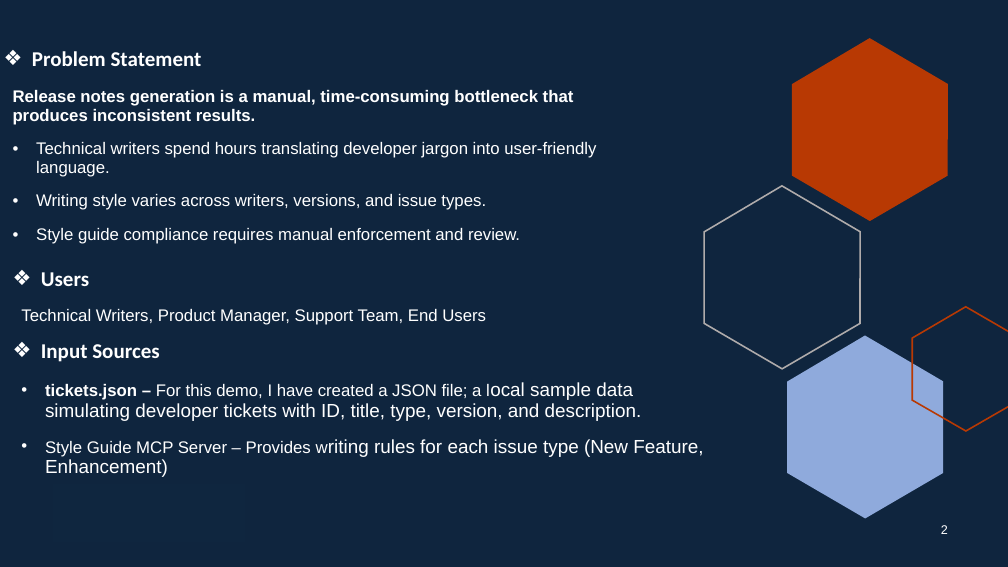
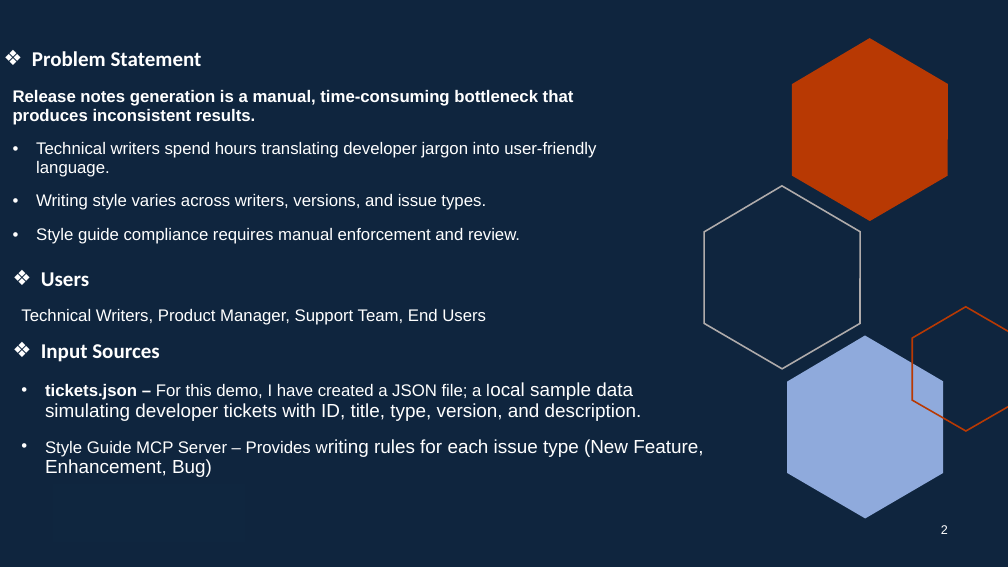
Before and after one commit to RCG1412/ai-release-notes-demo, a slide deck: slide 2 of Demo/AI-Mastery Training Capstone Project Demo.pptx. Drawn at 1008x567 pixels with LibreOffice and Linux fonts; fonts in the diff are those of the drawing. Boxes give left, top, right and bottom in pixels: in the first picture for what was removed or moved away, otherwise in the second. Text is boxed around its words. In the diff, an @@ line names an element or a change of style, - is before the commit and + after.

Commit message:
added evaluate skill and quality metrics  MCP server

```diff
--- a/Demo/AI-Mastery Training Capstone Project Demo.pptx
+++ b/Demo/AI-Mastery Training Capstone Project Demo.pptx
@@ text at <box>45,439,703,477</box>: text changed @@
-• Style Guide MCP Server – Provides writing rules for each issue type (New Feature, Enhancement)
+• Style Guide MCP Server – Provides writing rules for each issue type (New Feature, Enhancement, Bug)
```
Also in this commit, not shown: 10 other files.
